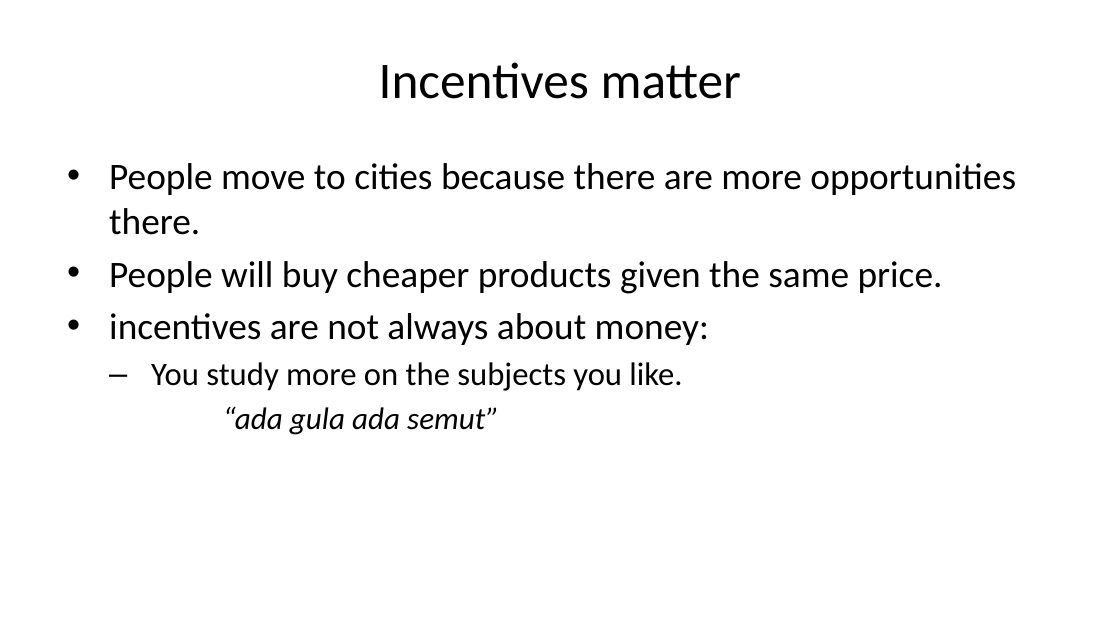
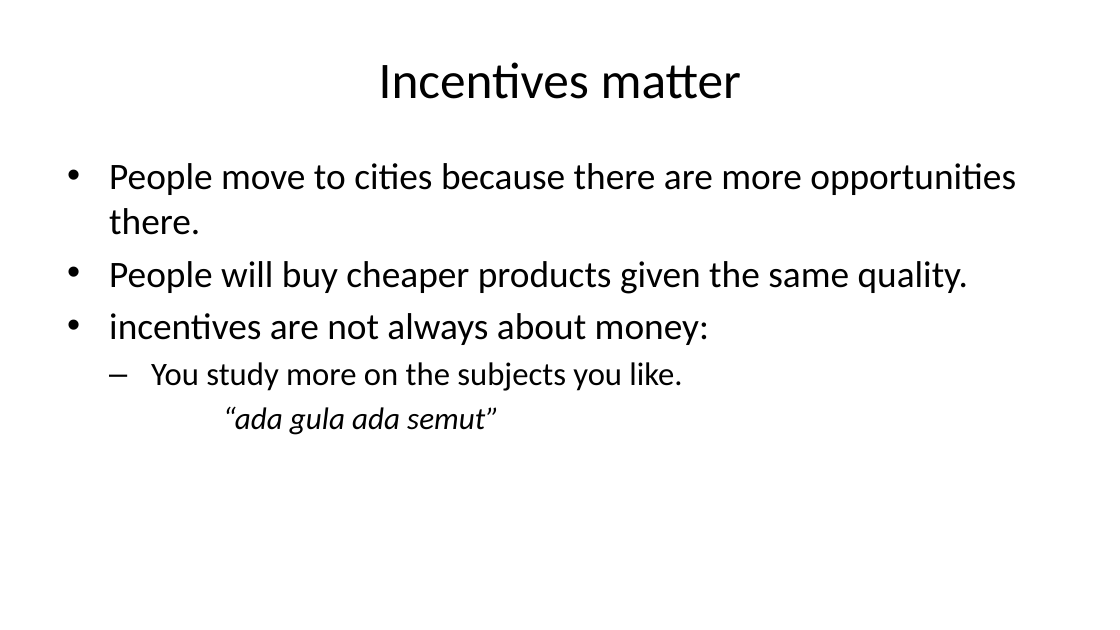
Before and after one commit to imedkrisna/krisna, a slide deck: slide 25 of static/ekon/week1/index.pptx. Drawn at 1120x630 pixels with LibreOffice and Linux fonts; fonts in the diff are those of the drawing. Boxes give left, top, right and bottom in pixels: in the first picture for what was removed or moved away, otherwise in the second. Text is boxed around its words. In the diff, an @@ line names an element or a change of style, - is before the commit and + after.

```diff
--- a/static/ekon/week1/index.pptx
+++ b/static/ekon/week1/index.pptx
@@ text at (109, 261, 969, 294): text changed @@
-• People will buy cheaper products given the same price.
+• People will buy cheaper products given the same quality.
```
Also in this commit, not shown: 1 other slide changed, 2 other files.
